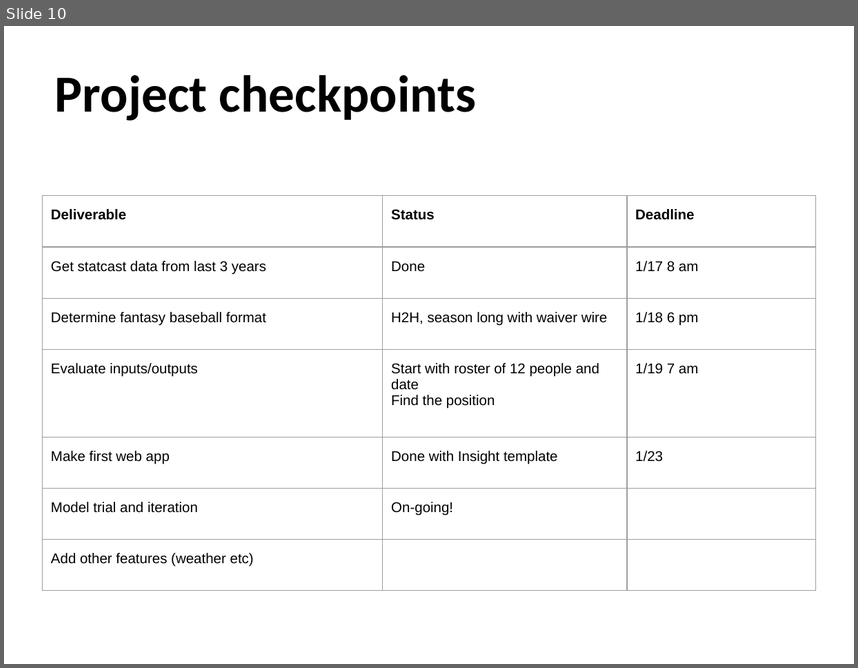
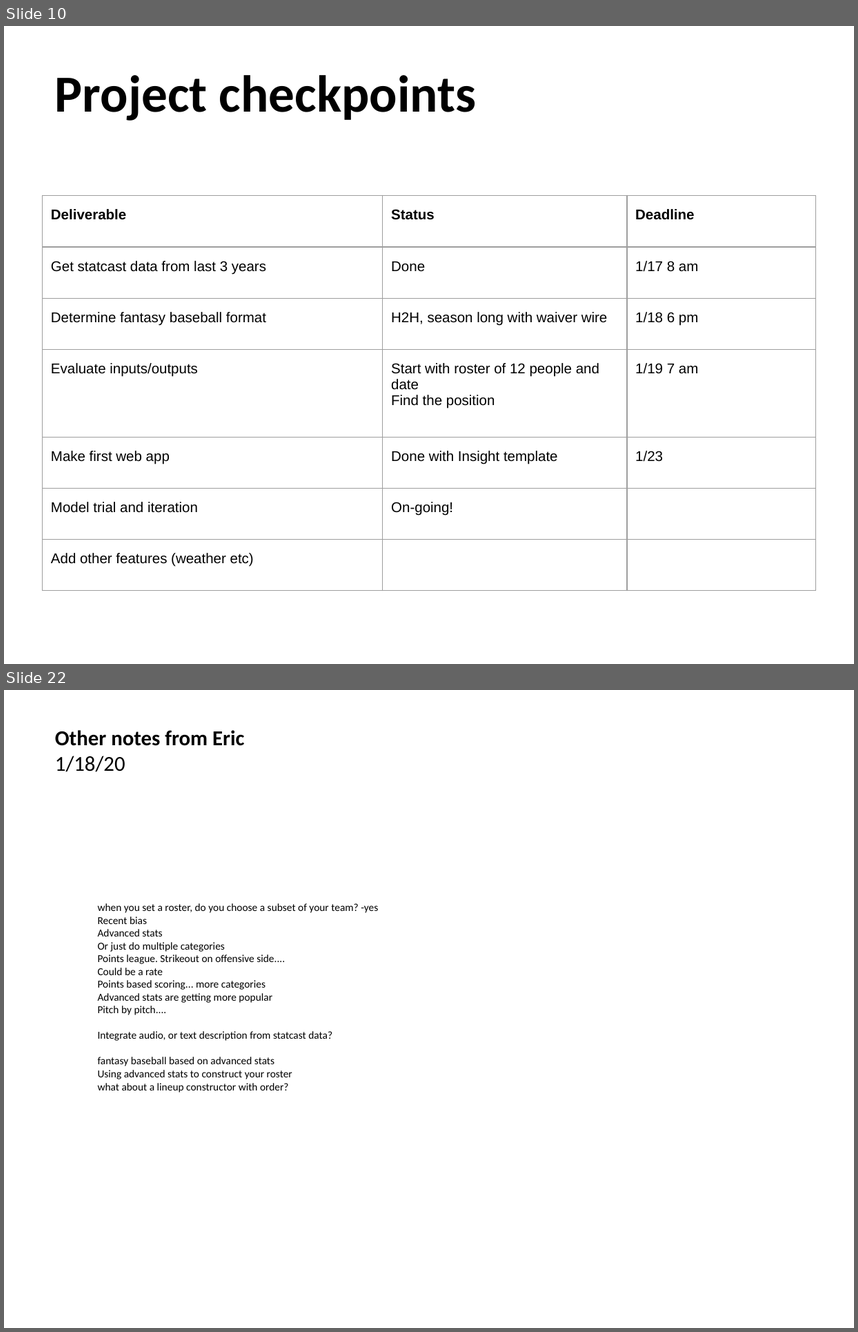
Before and after one commit to benslack19/baseball_player_selector, a slide deck: insight_baseball_notes/BL_baseball_notes.pptx. Shown one above the other, each under a label of ours: slide 10 before the commit, slides 10 and 22 after it; the slides between them are not shown. The pictures are 858x668 and 858x1332 pixels, drawn with LibreOffice and Linux fonts; fonts in the diff are those of the drawing. Boxes give left, top, right and bottom in pixels: in the first picture for what was removed or moved away, otherwise in the second. Text is boxed around its words. In the diff, an @@ line names an element or a change of style, - is before the commit and + after.

```diff
--- a/insight_baseball_notes/BL_baseball_notes.pptx
+++ b/insight_baseball_notes/BL_baseball_notes.pptx
@@ slide 22 added at box(4, 690, 854, 1328), background #FFFFFF @@
@@ title added at box(55, 730, 244, 772), 18 pt, text #000000, bold @@
+Other notes from Eric
+1/18/20
@@ text added at box(98, 903, 378, 1092), 9 pt, text #000000 @@
+when you set a roster, do you choose a subset of your team? -yes
+Recent bias
+Advanced stats
+Or just do multiple categories
+Points league. Strikeout on offensive side....
+Could be a rate
+Points based scoring... more categories
+Advanced stats are getting more popular
+Pitch by pitch....
+Integrate audio, or text description from statcast data?
+fantasy baseball based on advanced stats
+Using advanced stats to construct your roster
+what about a lineup constructor with order?
```
Also in this commit, not shown: 6 slides changed, 23 other slides added, 2 slides removed, 2 other files.
